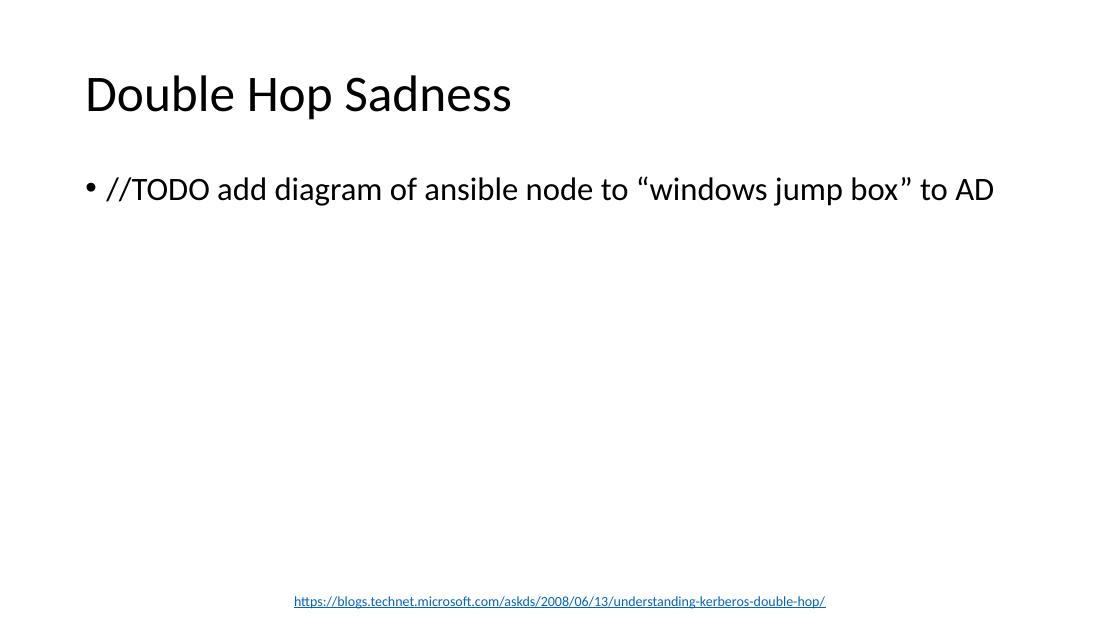
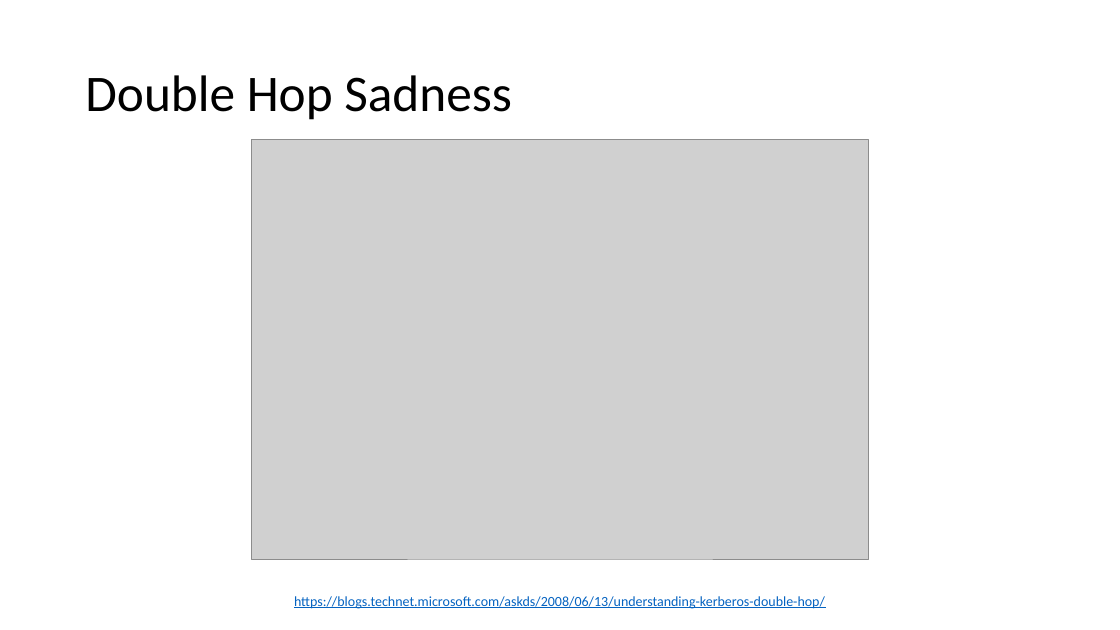
Before and after one commit to murrahjm/PSSummit2019, a slide deck: slide 5 of powerpoints/slides3.pptx. Drawn at 1120x630 pixels with LibreOffice and Linux fonts; fonts in the diff are those of the drawing; grey boxes stand for pictures; background and template pictures are left out. Boxes give left, top, right and bottom in pixels: in the first picture for what was removed or moved away, otherwise in the second. Text is boxed around its words. In the diff, an @@ line names an element or a change of style, - is before the commit and + after.

Commit message:
added drawing for double hop slide

```diff
--- a/powerpoints/slides3.pptx
+++ b/powerpoints/slides3.pptx
@@ picture added at (252,139,869,559) @@
@@ text removed at (106,176,994,206) @@
-• //TODO add diagram of ansible node to “windows jump box” to AD
```
